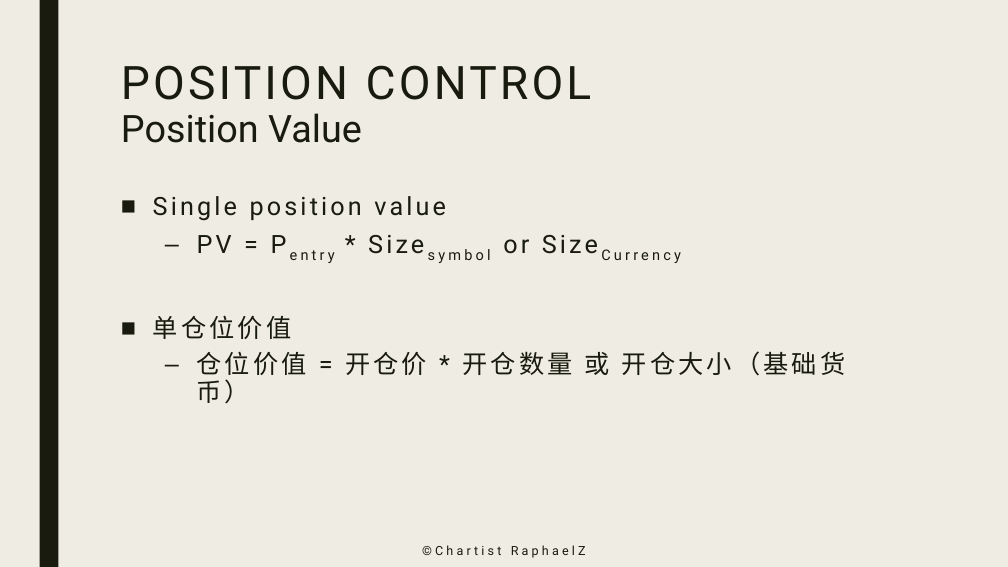
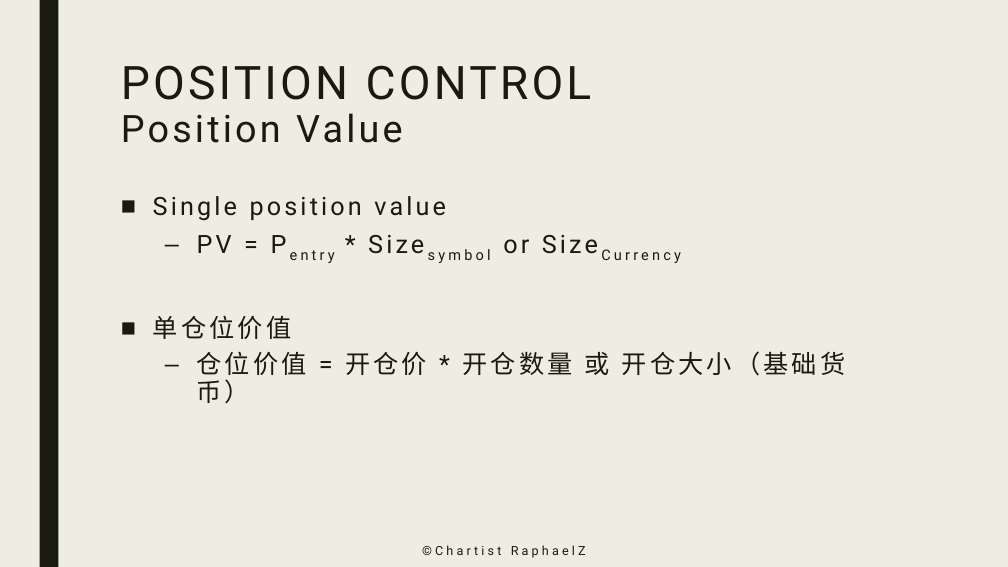
Before and after one commit to zhuzp98/ChartistRaphaelZ, a slide deck: slide 3 of Slides/Risk Management - Position Control.pptx. Drawn at 1008x567 pixels with LibreOffice and Linux fonts; fonts in the diff are those of the drawing. Boxes give left, top, right and bottom in pixels: in the first picture for what was removed or moved away, otherwise in the second. Text is boxed around its words. In the diff, an @@ line names an element or a change of style, - is before the commit and + after.

```diff
--- a/Slides/Risk Management - Position Control.pptx
+++ b/Slides/Risk Management - Position Control.pptx
@@ title "POSITION CONTROL Position Value" at bbox=[121, 65, 592, 143]: letter spacing 0 to 3 pt in "Position Value" @@
```
Also in this commit, not shown: 6 other slides changed, 1 slide added, 4 other files.
